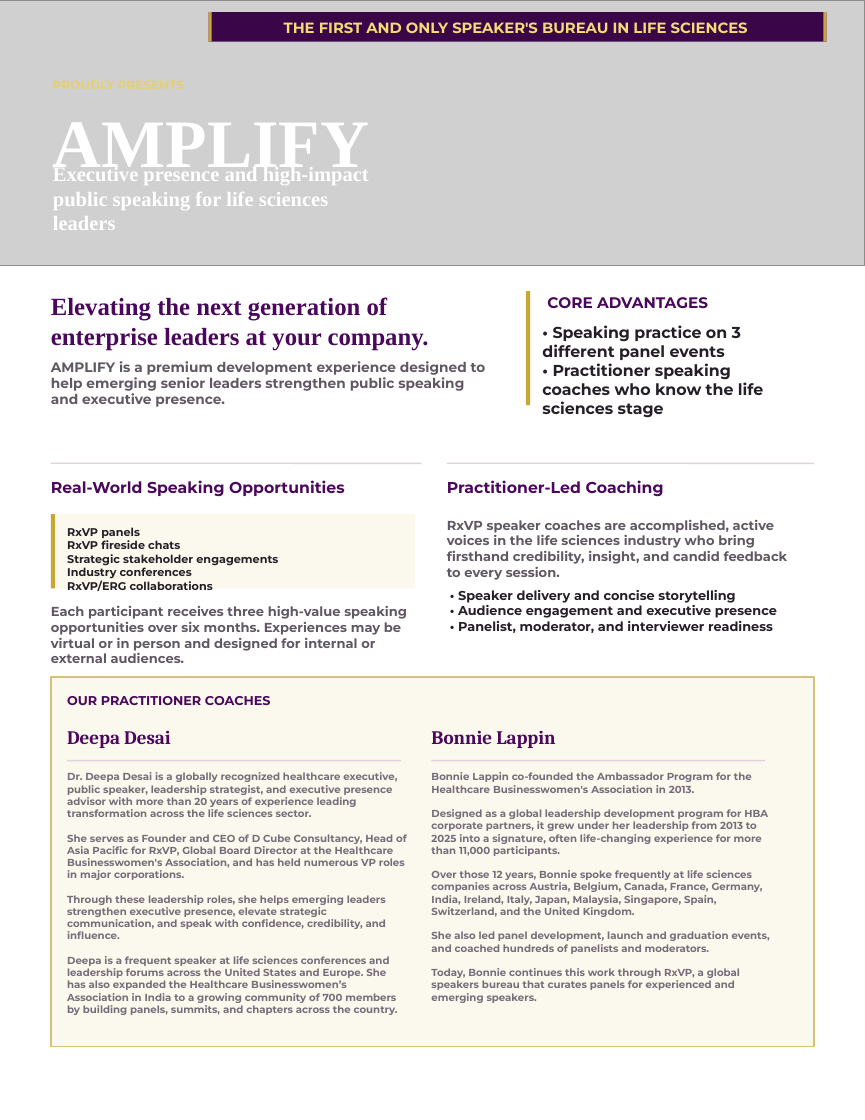
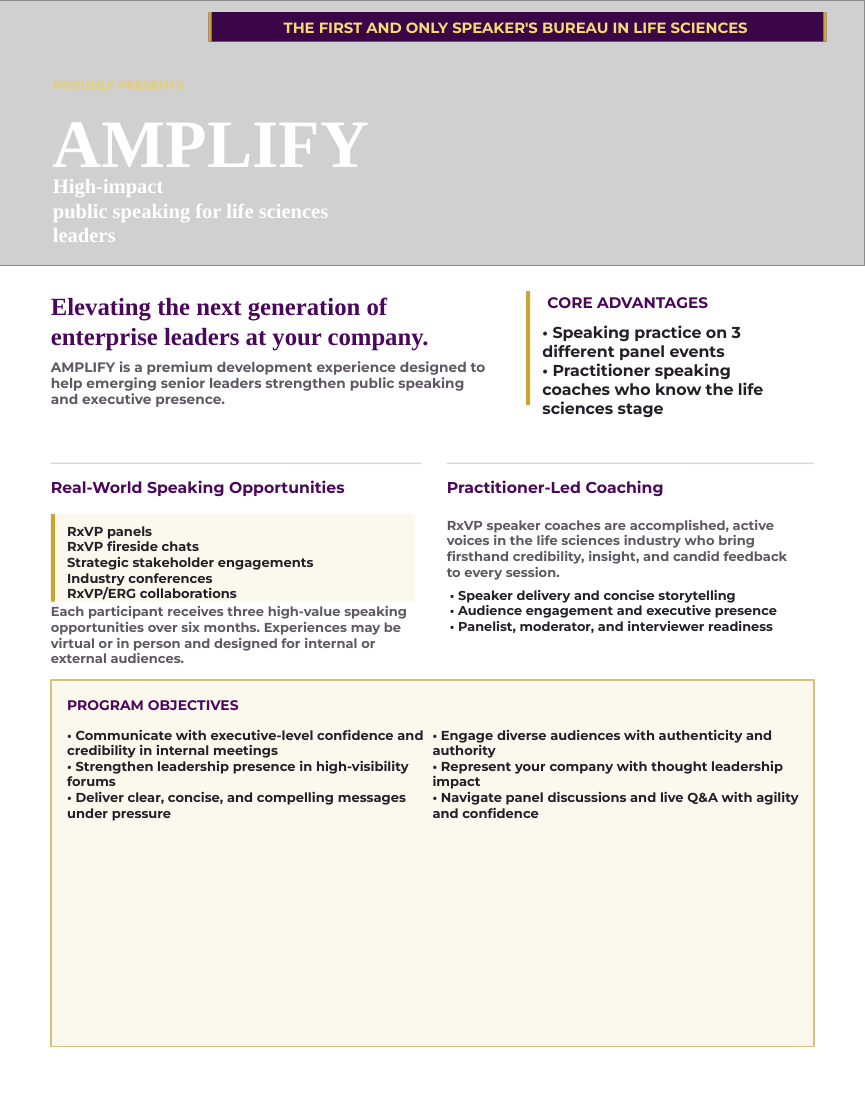
Before and after one commit to MyWebGlory/clients-playground, a slide deck: slide 1 of public/clients/rxvp/projects/amplify-collateral/RxVP-Amplify-Program.pptx. Drawn at 865x1120 pixels with LibreOffice and Linux fonts; fonts in the diff are those of the drawing; grey boxes stand for pictures. Boxes give left, top, right and bottom in pixels: in the first picture for what was removed or moved away, otherwise in the second. Text is boxed around its words. In the diff, an @@ line names an element or a change of style, - is before the commit and + after.

```diff
--- a/public/clients/rxvp/projects/amplify-collateral/RxVP-Amplify-Program.pptx
+++ b/public/clients/rxvp/projects/amplify-collateral/RxVP-Amplify-Program.pptx
@@ text at bbox=[53, 179, 163, 197]: text changed @@
-Executive presence and high-impact
+High-impact
@@ text "High-impact": place and size @@
-text "High-impact" at bbox=[53, 165, 369, 230]
+text "High-impact" at bbox=[53, 179, 328, 242]
@@ rectangle: place and size @@
-rectangle at bbox=[51, 514, 415, 588]
+rectangle at bbox=[51, 514, 415, 601]
@@ rectangle: place and size @@
-rectangle at bbox=[51, 514, 55, 588]
+rectangle at bbox=[51, 514, 55, 601]
@@ text "RxVP panels" at bbox=[67, 526, 314, 600]: size 7.9 to 9.2 pt @@
@@ text at bbox=[67, 700, 239, 710]: text changed; size 9 to 9.8 pt @@
-OUR PRACTITIONER COACHES
+PROGRAM OBJECTIVES
@@ text at bbox=[67, 729, 423, 821]: text changed; size 13.5 to 9.2 pt; font Cambria to Montserrat; text colour #4A075C to #241F27 @@
-Deepa Desai
+• Communicate with executive-level confidence and credibility in internal meetings
+• Strengthen leadership presence in high-visibility forums
+• Deliver clear, concise, and compelling messages under pressure
@@ text removed at bbox=[431, 731, 555, 748] @@
-Bonnie Lappin
@@ text added at bbox=[433, 730, 798, 818], 9.2 pt, text #241F27, bold @@
+• Engage diverse audiences with authenticity and authority
+• Represent your company with thought leadership impact
+• Navigate panel discussions and live Q&A with agility and confidence
@@ line removed from (67, 760) to (401, 760) @@
@@ text removed at bbox=[67, 772, 407, 1015] @@
-Dr. Deepa Desai is a globally recognized healthcare executive, public speaker, leadership strategist, and executive presence advisor with more than 20 years of experience leading transformation across the life sciences sector.
-She serves as Founder and CEO of D Cube Consultancy, Head of Asia Pacific for RxVP, Global Board Director at the Healthcare Businesswomen's Association, and has held numerous VP roles in major corporations.
-Through these leadership roles, she helps emerging leaders strengthen executive presence, elevate strategic communication, and speak with confidence, credibility, and influence.
-Deepa is a frequent speaker at life sciences conferences and leadership forums across the United States and Europe. She has also expanded the Healthcare Businesswomen’s Association in India to a growing community of 700 members by building panels, summits, and chapters across the country.
@@ line removed from (431, 760) to (765, 760) @@
@@ text removed at bbox=[431, 772, 770, 1003] @@
-Bonnie Lappin co-founded the Ambassador Program for the Healthcare Businesswomen's Association in 2013.
-Designed as a global leadership development program for HBA corporate partners, it grew under her leadership from 2013 to 2025 into a signature, often life-changing experience for more than 11,000 participants.
-Over those 12 years, Bonnie spoke frequently at life sciences companies across Austria, Belgium, Canada, France, Germany, India, Ireland, Italy, Japan, Malaysia, Singapore, Spain, Switzerland, and the United Kingdom.
-She also led panel development, launch and graduation events, and coached hundreds of panelists and moderators.
-Today, Bonnie continues this work through RxVP, a global speakers bureau that curates panels for experienced and emerging speakers.
```
Also in this commit, not shown: 1 other slide changed, 6 other files.
